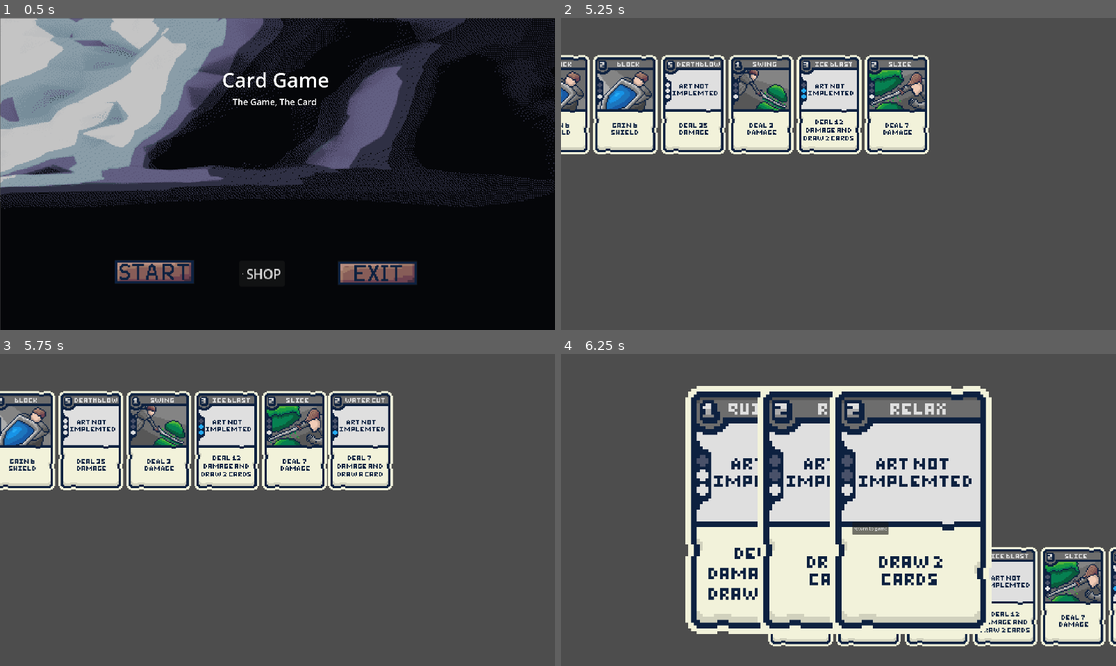
Above: before the commit, frames 1-4 (two rows, left to right).
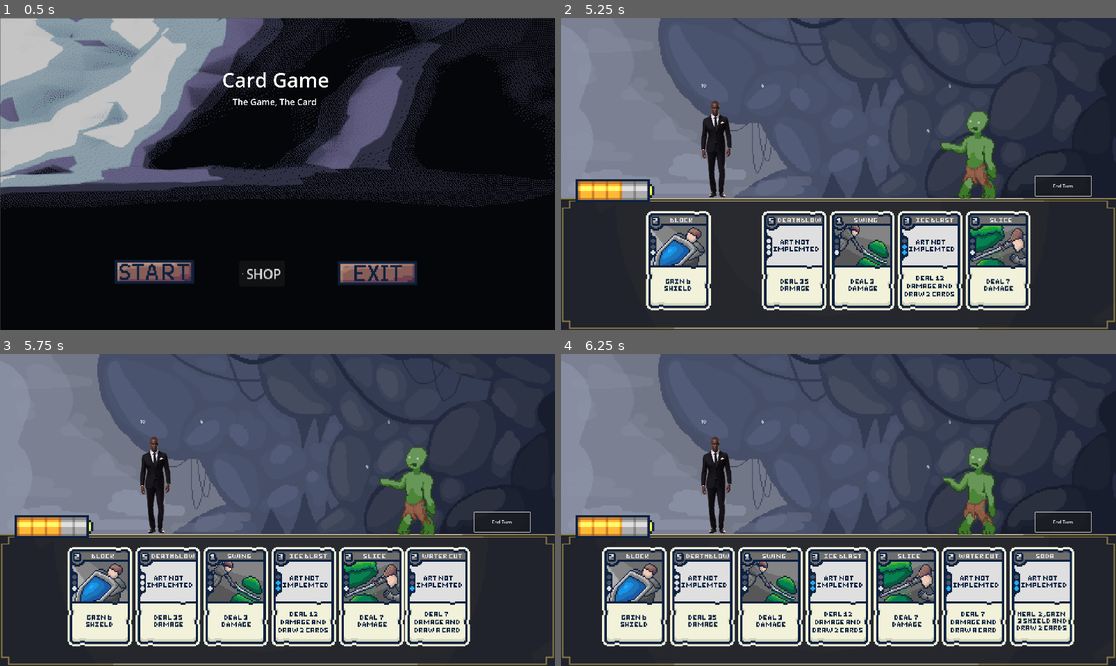
Above: after the commit, the same moments.

Repository: Fredeblok0912/Card_game
Game: Godot game, scene res://menu.tscn
The game is run twice, just before and just after one commit, with the same random seed, the same clock (stepped at 60 frames per second) and the same inputs.
Inputs (mouse positions are in pixels of both pictures, inside the frame that each line leads up to):
- Up to frame 1 (0.5 s): no input
- Up to frame 2 (5.25 s): click (716, 270) at 0.5 s; click "End Turn" at 1.25 s; move the mouse to (727, 261) at 2.02 s; hold Up (ui_up) 2.03-2.78 s; click (727, 261) at 2.17 s; move the mouse to (705, 261) at 2.77 s; hold Down (ui_down) 2.78-3.53 s; click (705, 261) at 2.92 s; move the mouse to (738, 261) at 3.52 s; hold Up (ui_up) 3.53-5.03 s; click (738, 261) at 3.67 s; move the mouse to (705, 261) at 4.27 s; click (705, 261) at 4.42 s; tap Enter at 5 s; move the mouse to (738, 261) at 5.02 s; hold Down (ui_down) from 5.03 s (still down); click (738, 261) at 5.17 s
- Up to frame 3 (5.75 s): keep holding Down (ui_down)
- Up to frame 4 (6.25 s): keep holding Down (ui_down); move the mouse to (649, 441) at 5.77 s; click (649, 441) at 5.92 s

Frame 1 is identical in both runs. In frame 2, 91% of the frame differs, in the area x 0-100%, y 0-100%; in frame 3, 92%; in frame 4, 85%.

Commit message:
added enemy difficulty scaling

Diff:
--- a/Enemy_health_text.gd
+++ b/Enemy_health_text.gd
@@ -2,4 +2,4 @@
 
 
 func _process(delta: float) -> void:
-	set_text(str(Enemycode.enemy_health))
+	set_text(str((ceil(Enemycode.enemy_health))as int))
--- a/Enemy_shield_text.gd
+++ b/Enemy_shield_text.gd
@@ -3,6 +3,6 @@
 
 func _process(delta: float) -> void:
 	if Enemycode.enemy_shield > 0:
-		set_text(str(Enemycode.enemy_shield))
+		set_text(str((ceil(Enemycode.enemy_shield))as int))
 	else:
 		set_text("")
--- a/Enemycode.gd
+++ b/Enemycode.gd
@@ -1,11 +1,11 @@
 extends Node2D
 
-var difficulty_mod = 2
+var difficulty_mod = 1.1
 var loaded_enemy = 0
 
 var enemy_health = 1
 var enemy_max_health = 1
-var enemy_shield = 10
+var enemy_shield = 0
 var chosen_move
 
 var enemy_database = {
@@ -60,11 +60,11 @@
 
 func action():
 	if enemy_database[loaded_enemy]["moves"][chosen_move]["damage"] != 0:
-		player.take_damage((enemy_database[loaded_enemy]["moves"][chosen_move]["damage"])*difficulty_mod)
+		player.take_damage((ceil(enemy_database[loaded_enemy]["moves"][chosen_move]["damage"])*difficulty_mod))
 	if enemy_database[loaded_enemy]["moves"][chosen_move]["shield"] != 0:
-		enemy_gain_shield((enemy_database[loaded_enemy]["moves"][chosen_move]["shield"])*difficulty_mod)
+		enemy_gain_shield((ceil(enemy_database[loaded_enemy]["moves"][chosen_move]["shield"])*difficulty_mod))
 	if enemy_database[loaded_enemy]["moves"][chosen_move]["healing"] != 0:
-		enemy_regain_health((enemy_database[loaded_enemy]["moves"][chosen_move]["healing"])*difficulty_mod)
+		enemy_regain_health((ceil(enemy_database[loaded_enemy]["moves"][chosen_move]["healing"])*difficulty_mod))
 
 func Scale_difficulty():
 	difficulty_mod = difficulty_mod * 1.1 as float
--- /dev/null
+++ b/enemy_attack_text.gd
@@ -0,0 +1,7 @@
+extends RichTextLabel
+
+func _process(delta: float) -> void:
+	if Enemycode.enemy_database[Enemycode.loaded_enemy]["moves"][Enemycode.chosen_move]["damage"] > 0:
+		set_text(str((ceil((Enemycode.enemy_database[Enemycode.loaded_enemy]["moves"][Enemycode.chosen_move]["damage"])*Enemycode.difficulty_mod))as int))
+	else:
+		set_text("")
--- /dev/null
+++ b/enemy_heal_text.gd
@@ -0,0 +1,7 @@
+extends RichTextLabel
+
+func _process(delta: float) -> void:
+	if Enemycode.enemy_database[Enemycode.loaded_enemy]["moves"][Enemycode.chosen_move]["healing"] > 0:
+		set_text(str((ceil((Enemycode.enemy_database[Enemycode.loaded_enemy]["moves"][Enemycode.chosen_move]["healing"])*Enemycode.difficulty_mod))as int))
+	else:
+		set_text("")
--- /dev/null
+++ b/enemy_shield_gain_text.gd
@@ -0,0 +1,7 @@
+extends RichTextLabel
+
+func _process(delta: float) -> void:
+	if Enemycode.enemy_database[Enemycode.loaded_enemy]["moves"][Enemycode.chosen_move]["shield"] > 0:
+		set_text(str((ceil((Enemycode.enemy_database[Enemycode.loaded_enemy]["moves"][Enemycode.chosen_move]["shield"])*Enemycode.difficulty_mod))as int))
+	else:
+		set_text("")
--- a/game.tscn
+++ b/game.tscn
@@ -23,6 +23,9 @@
 [ext_resource type="Script" uid="uid://vp51ded4iwdj" path="res://enemy_sprites.gd" id="21_hb5m1"]
 [ext_resource type="Script" uid="uid://cr38awxe7fkwr" path="res://Enemy_health_text.gd" id="22_qhcbd"]
 [ext_resource type="Script" uid="uid://crxyguefblvk5" path="res://Enemy_shield_text.gd" id="23_f1jbl"]
+[ext_resource type="Script" uid="uid://bfu00exqvq57v" path="res://enemy_attack_text.gd" id="24_f1jbl"]
+[ext_resource type="Script" uid="uid://b1mmwmr6x1suf" path="res://enemy_shield_gain_text.gd" id="25_i2p71"]
+[ext_resource type="Script" uid="uid://b1i7rtk3hr1rm" path="res://enemy_heal_text.gd" id="26_xa8c5"]
 
 [sub_resource type="AtlasTexture" id="AtlasTexture_boyg6"]
 atlas = ExtResource("9_iotsf")
@@ -272,22 +275,36 @@
 [node name="Enemy_intent_display" type="Node2D" parent="Characters/Enemy"]
 
 [node name="Enemy Attack Text" type="RichTextLabel" parent="Characters/Enemy/Enemy_intent_display"]
-offset_right = 40.0
-offset_bottom = 40.0
+offset_left = 881.0
+offset_top = -160.0
+offset_right = 921.0
+offset_bottom = -120.0
+script = ExtResource("24_f1jbl")
+metadata/_edit_use_anchors_ = true
 
 [node name="Enemy Attack Symbol" type="Sprite2D" parent="Characters/Enemy/Enemy_intent_display"]
-
-[node name="Enemy Sheild Text" type="RichTextLabel" parent="Characters/Enemy/Enemy_intent_display"]
-offset_right = 40.0
-offset_bottom = 40.0
+position = Vector2(881, -160)
+
+[node name="Enemy Shield Text" type="RichTextLabel" parent="Characters/Enemy/Enemy_intent_display"]
+offset_left = 881.0
+offset_top = -97.0
+offset_right = 921.0
+offset_bottom = -57.0
+script = ExtResource("25_i2p71")
+metadata/_edit_use_anchors_ = true
 
 [node name="Enemy Shield Symbol" type="Sprite2D" parent="Characters/Enemy/Enemy_intent_display"]
+position = Vector2(881, -97)
 
 [node name="Enemy Heal Text" type="RichTextLabel" parent="Characters/Enemy/Enemy_intent_display"]
-offset_right = 40.0
-offset_bottom = 40.0
+offset_left = 881.0
+offset_top = -31.0
+offset_right = 921.0
+offset_bottom = 9.0
+script = ExtResource("26_xa8c5")
 
 [node name="Enemy Heal Symbol" type="Sprite2D" parent="Characters/Enemy/Enemy_intent_display"]
+position = Vector2(881, -31)
 
 [node name="Button" type="Button" parent="."]
 offset_left = 1257.0
Not shown, added: enemy_attack_text.gd.uid
Not shown, added: enemy_heal_text.gd.uid
Not shown, added: enemy_shield_gain_text.gd.uid
Not shown: 1 places in game.tscn that only renumber resources
